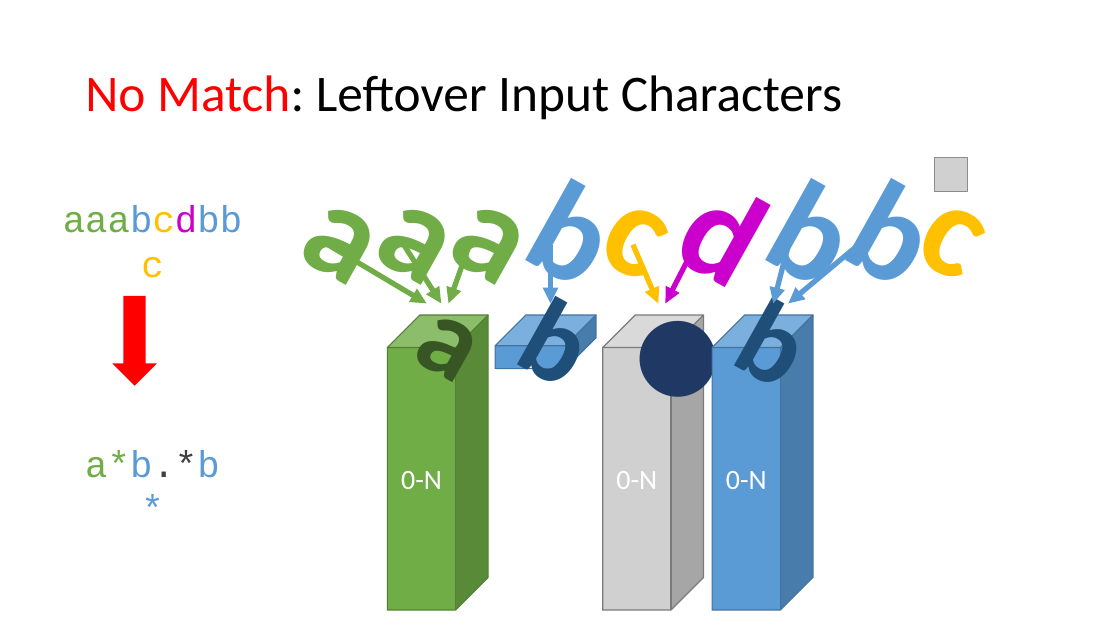
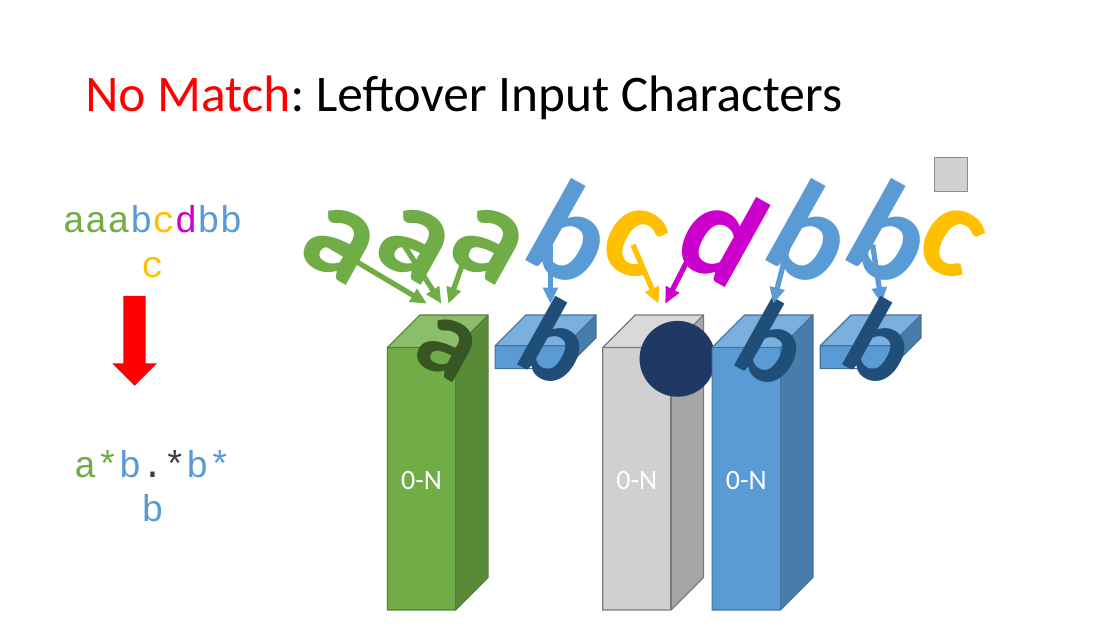
Before and after one commit to sc420/leetcode, a slide deck: slide 5 of 10/docs/Design Spec.pptx. Drawn at 1120x630 pixels with LibreOffice and Linux fonts; fonts in the diff are those of the drawing; grey boxes stand for pictures. Boxes give left, top, right and bottom in pixels: in the first picture for what was removed or moved away, otherwise in the second. Text is boxed around its words. In the diff, an @@ line names an element or a change of style, - is before the commit and + after.

Commit message:
fix slide 5

```diff
--- a/10/docs/Design Spec.pptx
+++ b/10/docs/Design Spec.pptx
@@ text added at (837, 268, 889, 388), 96 pt, text #1F4E79, bold @@
+b
@@ arrow moved from (859, 245) - (789, 303) to (873, 245) - (882, 303) @@
@@ cube added at (820, 315, 921, 369), fill #5B9BD5, outline #43739E 1 pt, 24 pt, text #FFFFFF @@
+1
@@ text at (74, 450, 231, 522): text changed @@
-a*b.*b*
+a*b.*b*b
```
